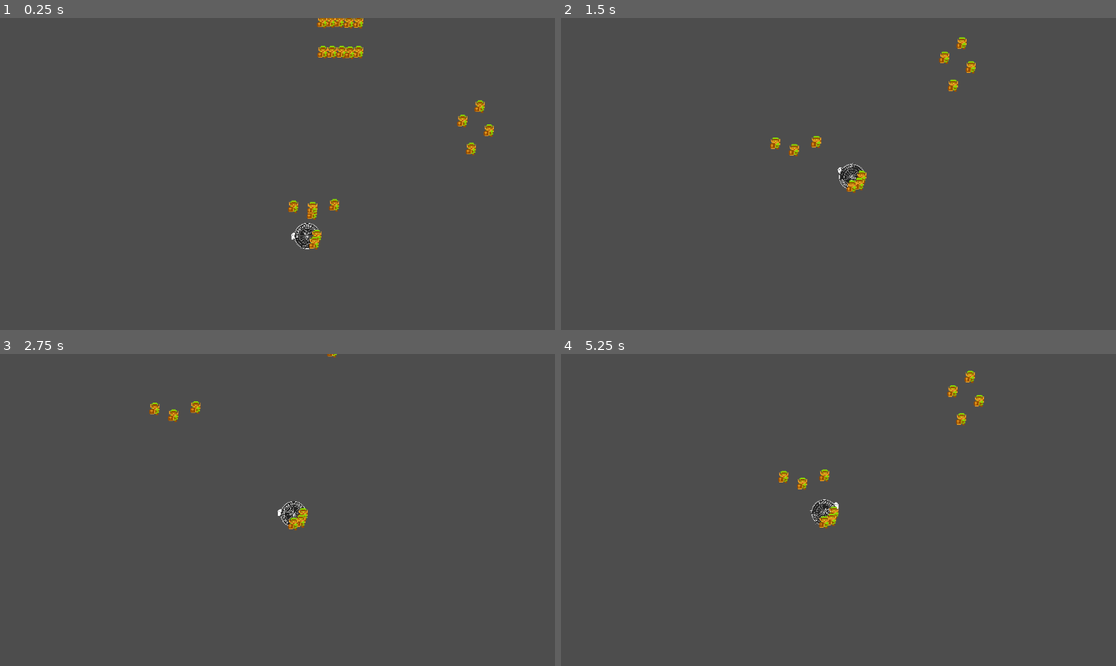
Above: before the commit, frames 1-4 (two rows, left to right).
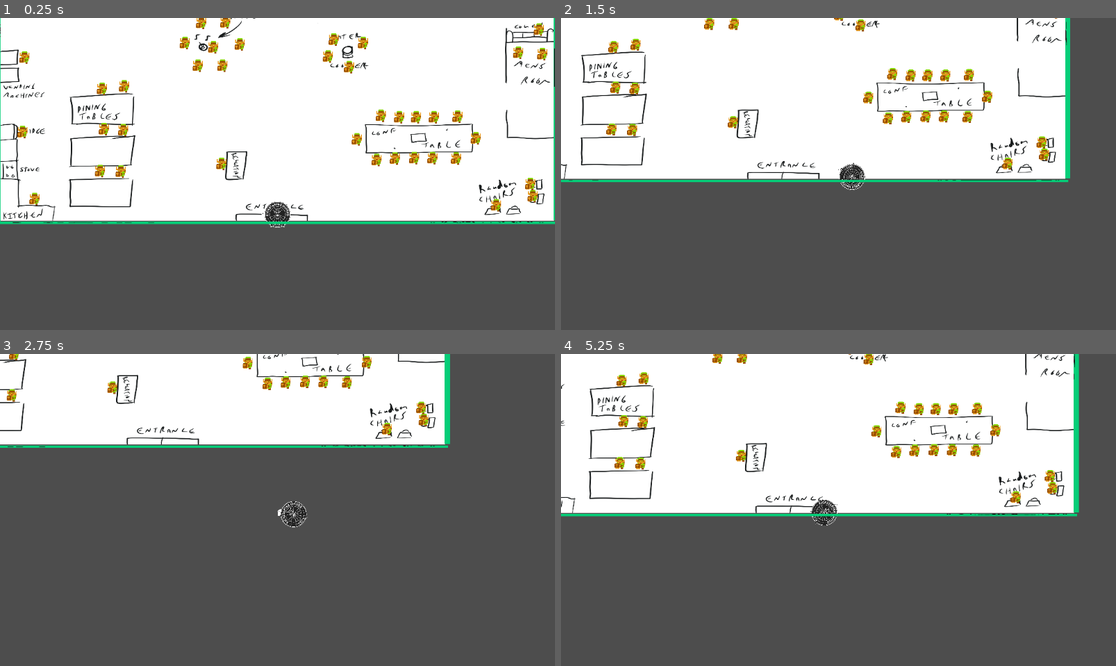
Above: after the commit, the same moments.

Repository: corincerami/union-katamari
Game: Godot game, scene res://main.tscn
Same seed, same stepped clock (60 frames per second), same inputs: the game is played once before the commit and once after it.
Inputs:
- Up to frame 1 (0.25 s): no input
- Up to frame 2 (1.5 s): hold Right (ui_right) 0.53-1.28 s; hold Down (ui_down) from 1.28 s (still down)
- Up to frame 3 (2.75 s): release Down (ui_down) at 2.03 s; hold Right (ui_right) from 2.03 s (still down)
- Up to frame 4 (5.25 s): release Right (ui_right) at 2.78 s; hold Up (ui_up) 2.78-3.53 s; hold Left (ui_left) 3.53-5.03 s; hold Down (ui_down) from 5.03 s (still down)

The runs differ from the first frame. In frame 1, 66% of the frame differs, in the area x 0-100%, y 0-75%; in frame 2, 48%; in frame 3, 24%; in frame 4, 48%.

Commit message:
Layout level 1 with shitty dev art

Diff:
--- /dev/null
+++ b/level_1.tscn
@@ -0,0 +1,65 @@
+[gd_scene load_steps=2 format=3 uid="uid://cmuekcsmp8hie"]
+
+[ext_resource type="PackedScene" uid="uid://xrngm5dqbjuu" path="res://mob.tscn" id="1_3hls8"]
+
+[node name="Level1" type="Node2D"]
+
+[node name="Mob" parent="." instance=ExtResource("1_3hls8")]
+position = Vector2(335, 93)
+
+[node name="Mob2" parent="." instance=ExtResource("1_3hls8")]
+position = Vector2(335, 31)
+
+[node name="Mob3" parent="." instance=ExtResource("1_3hls8")]
+position = Vector2(315, 31)
+
+[node name="Mob4" parent="." instance=ExtResource("1_3hls8")]
+position = Vector2(295, 29)
+
+[node name="Mob5" parent="." instance=ExtResource("1_3hls8")]
+position = Vector2(277, 29)
+
+[node name="Mob6" parent="." instance=ExtResource("1_3hls8")]
+position = Vector2(260, 30)
+
+[node name="Mob7" parent="." instance=ExtResource("1_3hls8")]
+position = Vector2(569, 294)
+
+[node name="Mob8" parent="." instance=ExtResource("1_3hls8")]
+position = Vector2(606, 256)
+
+[node name="Mob9" parent="." instance=ExtResource("1_3hls8")]
+position = Vector2(551, 236)
+
+[node name="Mob10" parent="." instance=ExtResource("1_3hls8")]
+position = Vector2(587, 206)
+
+[node name="Mob11" parent="." instance=ExtResource("1_3hls8")]
+position = Vector2(209, 456)
+
+[node name="Mob12" parent="." instance=ExtResource("1_3hls8")]
+position = Vector2(262, 452)
+
+[node name="Mob13" parent="." instance=ExtResource("1_3hls8")]
+position = Vector2(239, 428)
+
+[node name="Mob14" parent="." instance=ExtResource("1_3hls8")]
+position = Vector2(200, 414)
+
+[node name="Mob15" parent="." instance=ExtResource("1_3hls8")]
+position = Vector2(245, 388)
+
+[node name="Mob16" parent="." instance=ExtResource("1_3hls8")]
+position = Vector2(285, 411)
+
+[node name="Mob17" parent="." instance=ExtResource("1_3hls8")]
+position = Vector2(261, 93)
+
+[node name="Mob18" parent="." instance=ExtResource("1_3hls8")]
+position = Vector2(280, 93)
+
+[node name="Mob19" parent="." instance=ExtResource("1_3hls8")]
+position = Vector2(300, 93)
+
+[node name="Mob20" parent="." instance=ExtResource("1_3hls8")]
+position = Vector2(317, 94)
--- a/main.gd
+++ b/main.gd
@@ -14,26 +14,92 @@
 }
 
 var mobs = [
-{"spawn": [335, 93]},
-{"spawn": [335, 31]},
-{"spawn": [315, 31]},
-{"spawn": [295, 29]},
-{"spawn": [277, 29]},
-{"spawn": [260, 30]},
-{"spawn": [569, 294]},
-{"spawn": [606, 256]},
-{"spawn": [551, 236]},
-{"spawn": [587, 206]},
-{"spawn": [209, 456]},
-{"spawn": [262, 452]},
-{"spawn": [239, 428]},
-{"spawn": [200, 414]},
-{"spawn": [245, 388]},
-{"spawn": [285, 411]},
-{"spawn": [261, 93]},
-{"spawn": [280, 93]},
-{"spawn": [300, 93]},
-{"spawn": [317, 94]}
+{"spawn": [-516, -225]},
+{"spawn": [-230, -268]},
+{"spawn": [-270, -269]},
+{"spawn": [-308, -268]},
+{"spawn": [-341, -268]},
+{"spawn": [-375, -269]},
+{"spawn": [-415, -269]},
+{"spawn": [-449, -270]},
+{"spawn": [-482, -270]},
+{"spawn": [-513, -269]},
+{"spawn": [224, -263]},
+{"spawn": [508, -184]},
+{"spawn": [543, -74]},
+{"spawn": [500, -26]},
+{"spawn": [550, -23]},
+{"spawn": [530, 272]},
+{"spawn": [525, 247]},
+{"spawn": [454, 291]},
+{"spawn": [412, 152]},
+{"spawn": [371, 194]},
+{"spawn": [322, 193]},
+{"spawn": [284, 193]},
+{"spawn": [244, 194]},
+{"spawn": [206, 197]},
+{"spawn": [165, 154]},
+{"spawn": [374, 107]},
+{"spawn": [325, 108]},
+{"spawn": [288, 108]},
+{"spawn": [253, 108]},
+{"spawn": [215, 105]},
+{"spawn": [178, -46]},
+{"spawn": [149, 4]},
+{"spawn": [117, -53]},
+{"spawn": [105, -18]},
+{"spawn": [-229, -227]},
+{"spawn": [-303, -224]},
+{"spawn": [-367, -225]},
+{"spawn": [-390, -224]},
+{"spawn": [-445, -225]},
+{"spawn": [-480, -226]},
+{"spawn": [-320, 135]},
+{"spawn": [-116, 205]},
+{"spawn": [-374, -178]},
+{"spawn": [-339, -178]},
+{"spawn": [-301, -180]},
+{"spawn": [-269, -180]},
+{"spawn": [-229, -183]},
+{"spawn": [-504, 278]},
+{"spawn": [-529, 139]},
+{"spawn": [-525, -16]},
+{"spawn": [-364, 49]},
+{"spawn": [-368, 220]},
+{"spawn": [-325, 221]},
+{"spawn": [-360, 133]},
+{"spawn": [-318, 44]},
+{"spawn": [-158, -88]},
+{"spawn": [-165, 1]},
+{"spawn": [-192, -46]},
+{"spawn": [-108, -89]},
+{"spawn": [-78, -43]},
+{"spawn": [-114, 1]},
+{"spawn": [-133, -37]},
+{"spawn": [-231, -135]},
+{"spawn": [-265, -139]},
+{"spawn": [-300, -137]},
+{"spawn": [-409, -138]},
+{"spawn": [-445, -139]},
+{"spawn": [-2, -272]},
+{"spawn": [30, -302]},
+{"spawn": [-517, -140]},
+{"spawn": [-513, -183]},
+{"spawn": [-476, -181]},
+{"spawn": [-441, -181]},
+{"spawn": [-408, -178]},
+{"spawn": [440, -269]},
+{"spawn": [438, -301]},
+{"spawn": [476, -302]},
+{"spawn": [477, -266]},
+{"spawn": [512, -302]},
+{"spawn": [508, -268]},
+{"spawn": [508, -236]},
+{"spawn": [476, -239]},
+{"spawn": [440, -240]},
+{"spawn": [407, -305]},
+{"spawn": [406, -272]},
+{"spawn": [406, -243]}
 ]
 
 var level_time = 60;
--- a/main.tscn
+++ b/main.tscn
@@ -1,8 +1,10 @@
-[gd_scene load_steps=4 format=3 uid="uid://cdxidng3i8gab"]
+[gd_scene load_steps=6 format=3 uid="uid://cdxidng3i8gab"]
 
 [ext_resource type="Script" uid="uid://dtgki8tfxk5hl" path="res://main.gd" id="1_h2yge"]
 [ext_resource type="PackedScene" uid="uid://xrngm5dqbjuu" path="res://mob.tscn" id="2_1bvp3"]
 [ext_resource type="PackedScene" uid="uid://dcvmltuy77nx1" path="res://player.tscn" id="3_h2yge"]
+[ext_resource type="Texture2D" uid="uid://dbwna85265c8h" path="res://union-katamari-office-dev-art.png" id="4_1bvp3"]
+[ext_resource type="Texture2D" uid="uid://cluh3d8ogvfe1" path="res://on strike green.png" id="5_lquwl"]
 
 [node name="Main" type="Node"]
 script = ExtResource("1_h2yge")
@@ -11,6 +13,43 @@
 [node name="Player" parent="." instance=ExtResource("3_h2yge")]
 
 [node name="StartPosition" type="Marker2D" parent="."]
-position = Vector2(240, 450)
+position = Vector2(0, 310)
 
 [node name="Timer" type="Timer" parent="."]
+
+[node name="TextureRect" type="TextureRect" parent="."]
+z_index = -1
+offset_left = -576.0
+offset_top = -323.0
+offset_right = 5173.9995
+offset_bottom = 2906.9998
+scale = Vector2(0.2, 0.2)
+texture = ExtResource("4_1bvp3")
+
+[node name="Sprite2D" type="Sprite2D" parent="."]
+position = Vector2(-577.25, 4)
+scale = Vector2(0.0028645897, 0.59444445)
+texture = ExtResource("5_lquwl")
+
+[node name="CollisionShape2D" type="CollisionShape2D" parent="Sprite2D"]
+
+[node name="Sprite2D2" type="Sprite2D" parent="."]
+position = Vector2(0.5, 327.5)
+scale = Vector2(0.6036458, 0.004629656)
+texture = ExtResource("5_lquwl")
+
+[node name="CollisionShape2D" type="CollisionShape2D" parent="Sprite2D2"]
+
+[node name="Sprite2D3" type="Sprite2D" parent="."]
+position = Vector2(4.3750153, -326.49997)
+scale = Vector2(0.6048177, 0.006481505)
+texture = ExtResource("5_lquwl")
+
+[node name="CollisionShape2D" type="CollisionShape2D" parent="Sprite2D3"]
+
+[node name="Sprite2D4" type="Sprite2D" parent="."]
+position = Vector2(578.75, 1)
+scale = Vector2(0.0054687764, 0.59444445)
+texture = ExtResource("5_lquwl")
+
+[node name="CollisionShape2D" type="CollisionShape2D" parent="Sprite2D4"]
Binary file added: on strike green.png
Not shown, added: on strike green.png.import
Binary file added: union-katamari-office-dev-art.png
Not shown, added: union-katamari-office-dev-art.png.import
